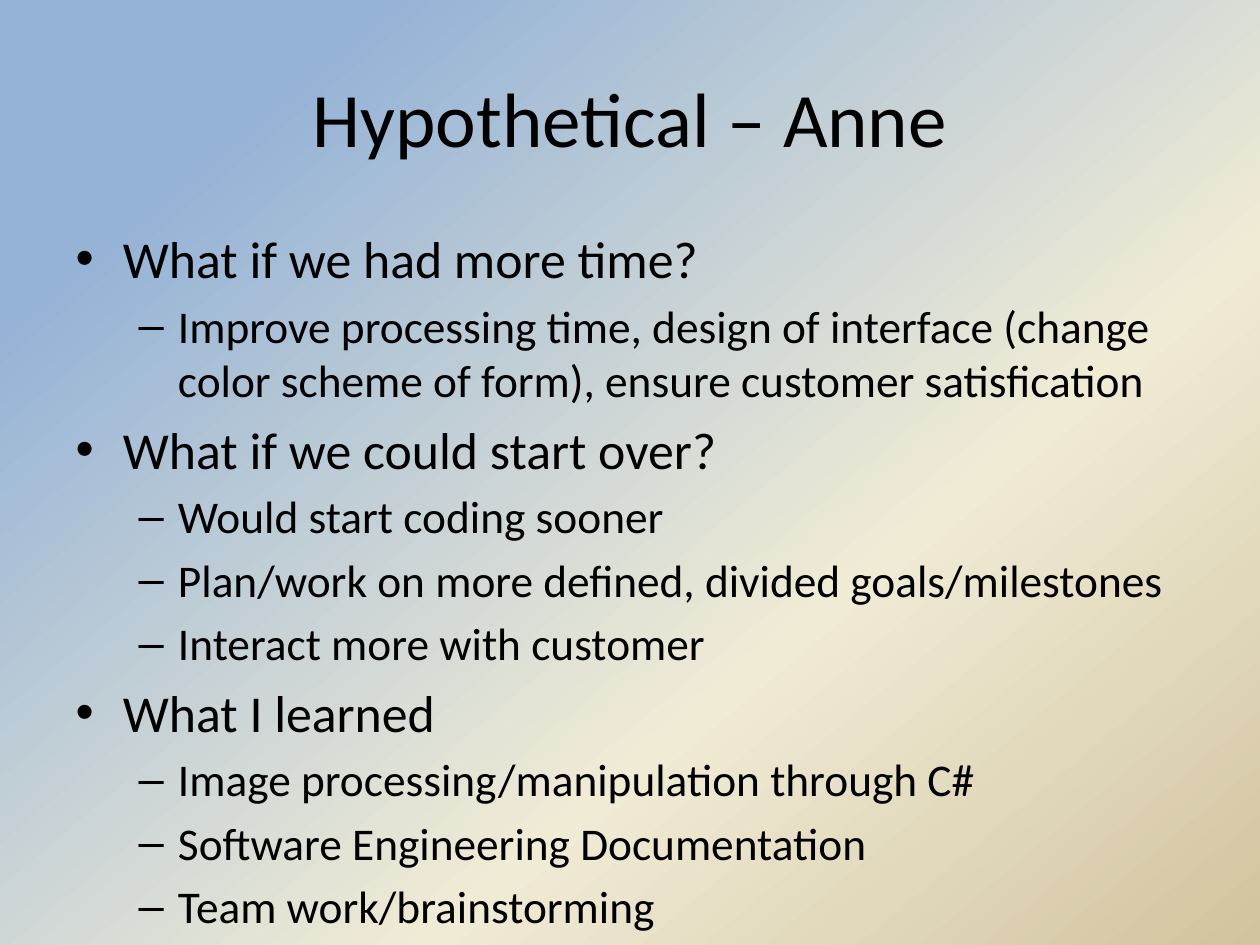
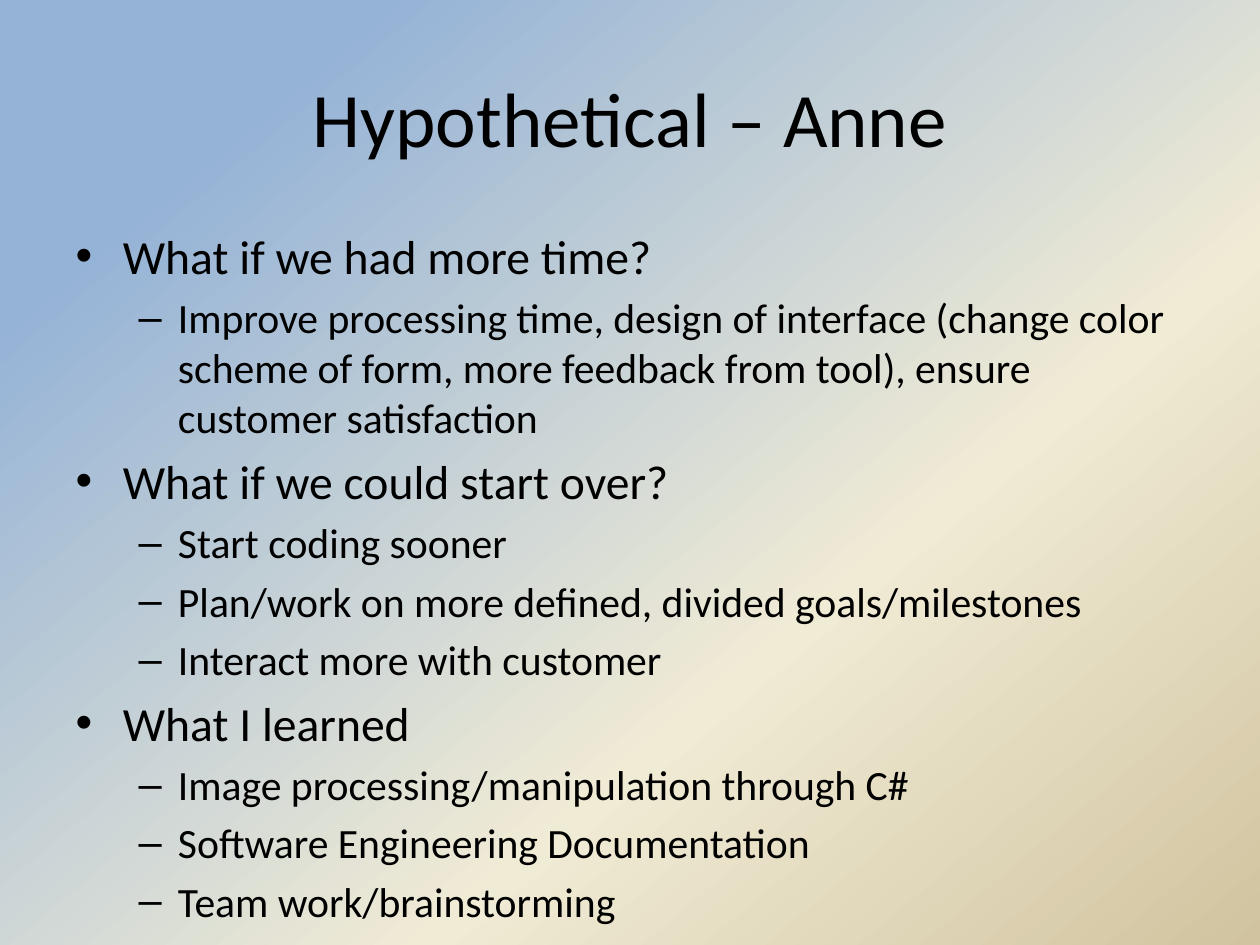
Before and after one commit to Hdtran89/ImageProcessing, a slide deck: slide 7 of A Team Documents/Anne's Final Presentation Slides.pptx (slide 3 before the commit). Drawn at 1260x945 pixels with LibreOffice and Linux fonts; fonts in the diff are those of the drawing; background and template pictures are left out. Boxes give left, top, right and bottom in pixels: in the first picture for what was removed or moved away, otherwise in the second. Text is boxed around its words. In the diff, an @@ line names an element or a change of style, - is before the commit and + after.

```diff
--- a/A Team Documents/Anne's Final Presentation Slides.pptx
+++ b/A Team Documents/Anne's Final Presentation Slides.pptx
@@ text at box(123, 241, 1081, 865): size 29.6 to 27.2 pt in "What if we had more time?", "What if we could start over?", "What I learned"; size 25.9 to 23.8 pt in "Plan/work on more defined, divided goals/milestones", "Interact more with customer", "Image processing/manipulation through C#", "Software Engineering Documentation" and 1 more places @@
@@ text at box(178, 303, 1164, 434): text changed; size 25.9 to 23.8 pt @@
-  – Improve processing time, design of interface (change color scheme of form), ensure customer satisfication
+  – Improve processing time, design of interface (change color scheme of form, more feedback from tool), ensure customer satisfaction
@@ text at box(178, 529, 507, 565): text changed; size 25.9 to 23.8 pt @@
-  – Would start coding sooner
+  – Start coding sooner
```
Also in this commit, not shown: 1 other slide changed, 4 slides added, 4 other files.
